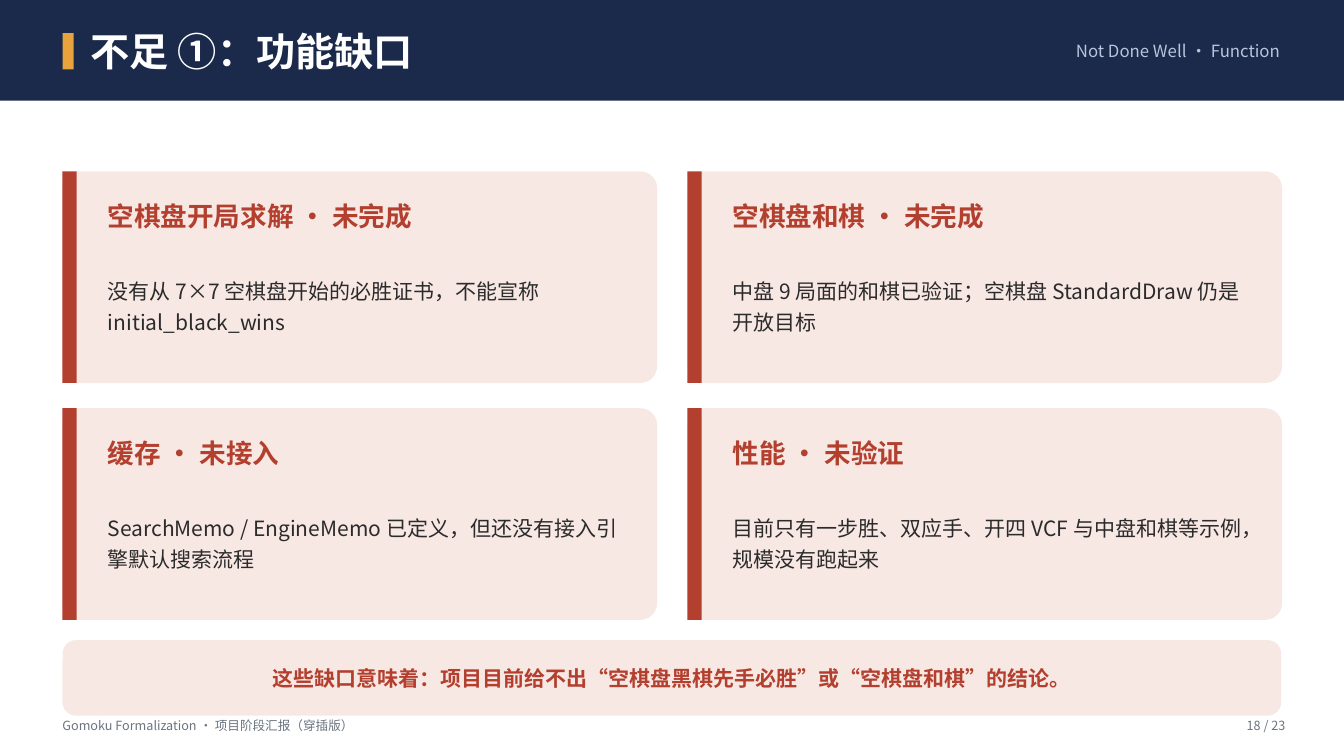
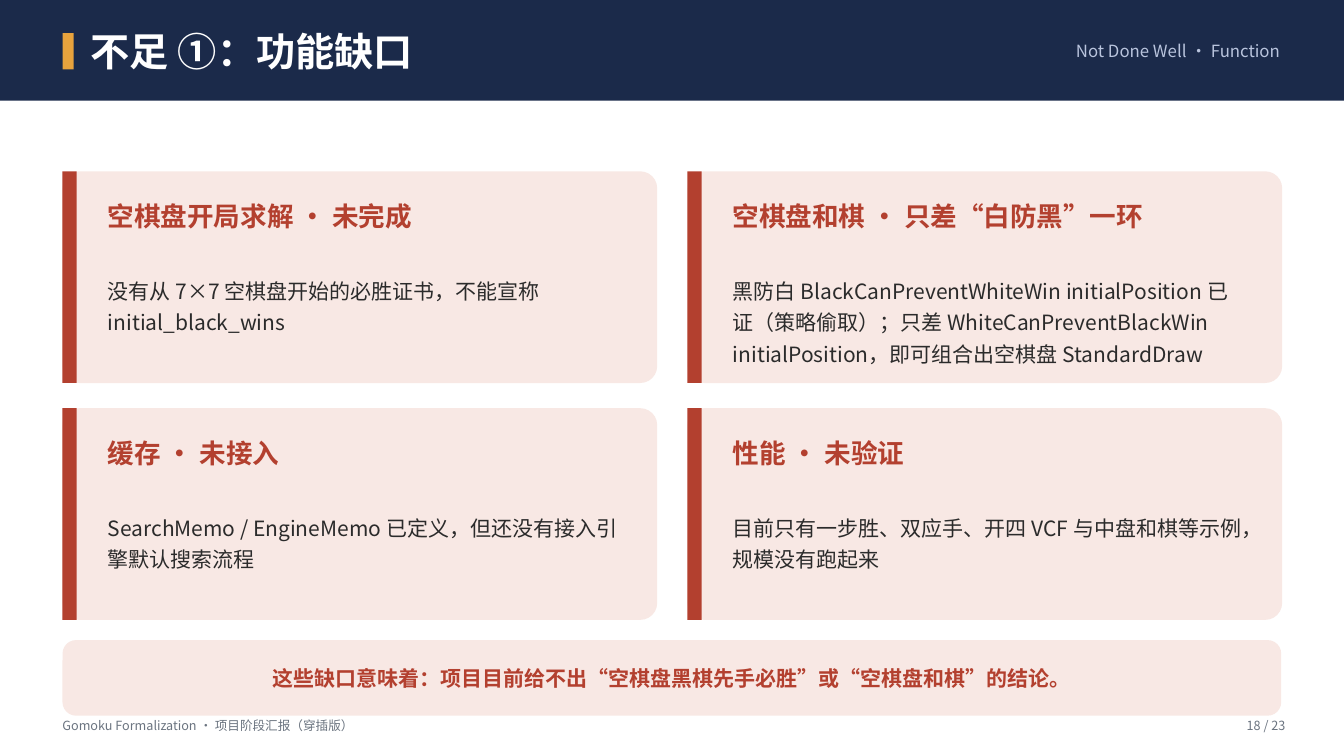
Before and after one commit to 123tg/GomokuFormalization, a slide deck: slide 21 of 五子棋项目阶段汇报_穿插版.pptx. Drawn at 1344x756 pixels with LibreOffice and Linux fonts; fonts in the diff are those of the drawing. Boxes give left, top, right and bottom in pixels: in the first picture for what was removed or moved away, otherwise in the second. Text is boxed around its words. In the diff, an @@ line names an element or a change of style, - is before the commit and + after.

Commit message:
docs: state the exact remaining gap in both PPTs — empty-board draw lacks only WhiteCanPreventBlackWin (black side proven by stealing)

```diff
--- a/五子棋项目阶段汇报_穿插版.pptx
+++ b/五子棋项目阶段汇报_穿插版.pptx
@@ text at <box>733,203,1143,229</box>: text changed @@
-空棋盘和棋 · 未完成
+空棋盘和棋 · 只差“白防黑”一环
@@ text at <box>733,281,1228,364</box>: text changed @@
-中盘 9 局面的和棋已验证；空棋盘 StandardDraw 仍是开放目标
+黑防白 BlackCanPreventWhiteWin initialPosition 已证（策略偷取）；只差 WhiteCanPreventBlackWin initialPosition，即可组合出空棋盘 StandardDraw
```
Also in this commit, not shown: 1 other slide changed.
